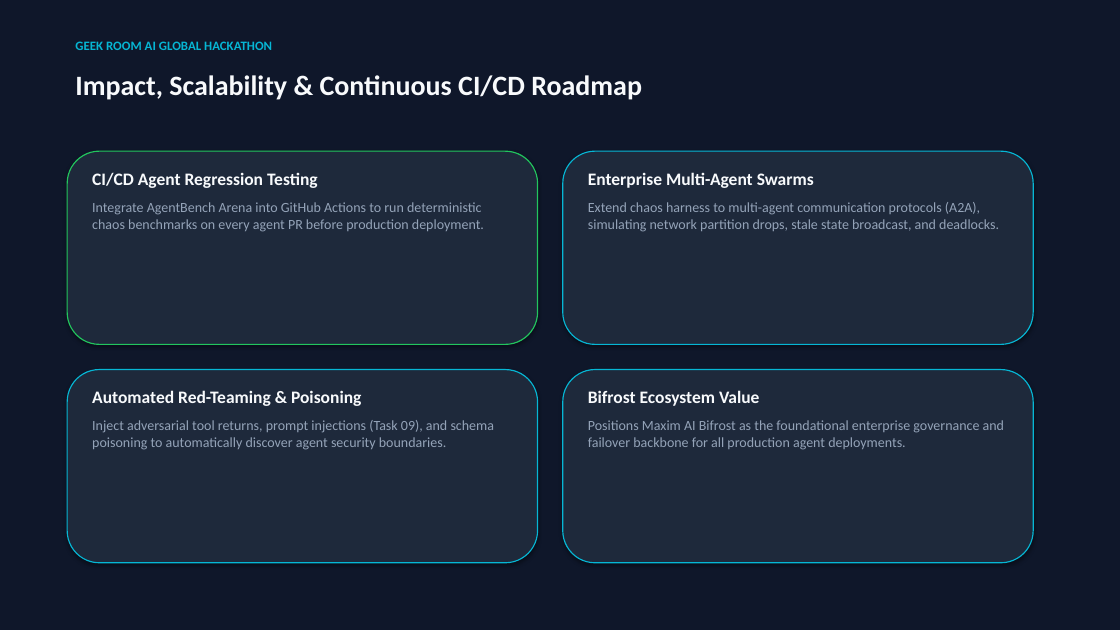
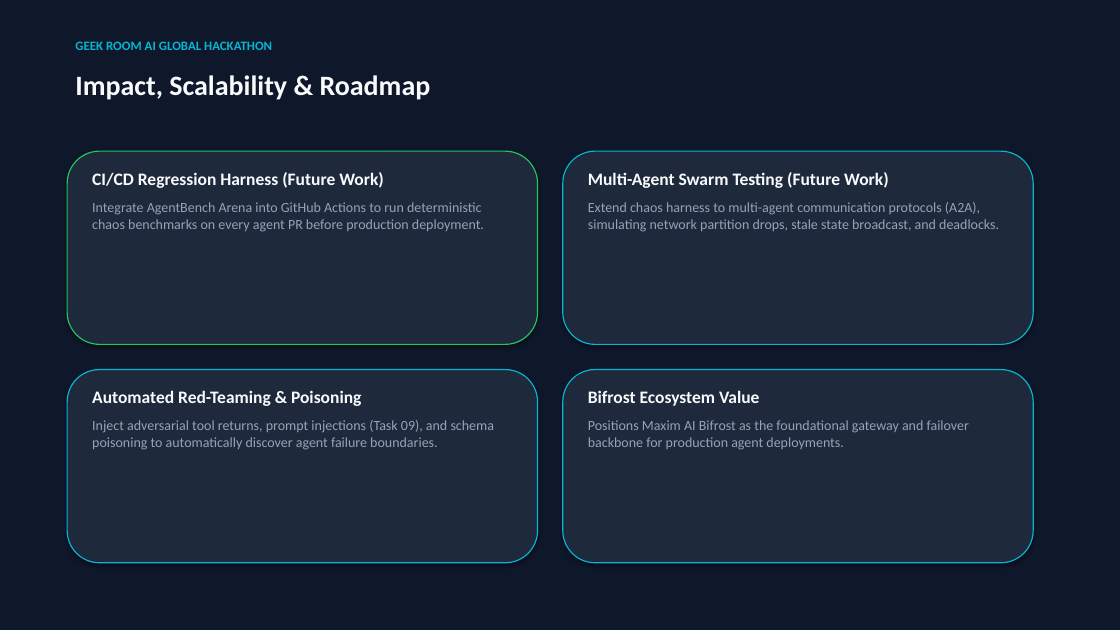
Before and after one commit to Mohan-M04/agentbench-arena, a slide deck: slide 10 of AgentBench_Arena_Hackathon_Pitch_Deck.pptx. Drawn at 1120x630 pixels with LibreOffice and Linux fonts; fonts in the diff are those of the drawing. Boxes give left, top, right and bottom in pixels: in the first picture for what was removed or moved away, otherwise in the second. Text is boxed around its words. In the diff, an @@ line names an element or a change of style, - is before the commit and + after.

Commit message:
feat(benchmark): update 10-run multi-task suite, ARS recovery rate ratio, and pitch deck

```diff
--- a/AgentBench_Arena_Hackathon_Pitch_Deck.pptx
+++ b/AgentBench_Arena_Hackathon_Pitch_Deck.pptx
@@ text at (75,75,431,100): text changed @@
-Impact, Scalability & Continuous CI/CD Roadmap
+Impact, Scalability & Roadmap
@@ text at (92,172,384,188): text changed @@
-CI/CD Agent Regression Testing
+CI/CD Regression Harness (Future Work)
@@ text at (588,172,889,188): text changed @@
-Enterprise Multi-Agent Swarms
+Multi-Agent Swarm Testing (Future Work)
@@ text at (92,420,495,450): text changed @@
-Inject adversarial tool returns, prompt injections (Task 09), and schema poisoning to automatically discover agent security boundaries.
+Inject adversarial tool returns, prompt injections (Task 09), and schema poisoning to automatically discover agent failure boundaries.
@@ text at (588,420,969,450): text changed @@
-Positions Maxim AI Bifrost as the foundational enterprise governance and failover backbone for all production agent deployments.
+Positions Maxim AI Bifrost as the foundational gateway and failover backbone for production agent deployments.
```
Also in this commit, not shown: 5 other slides changed, 4 other files.
